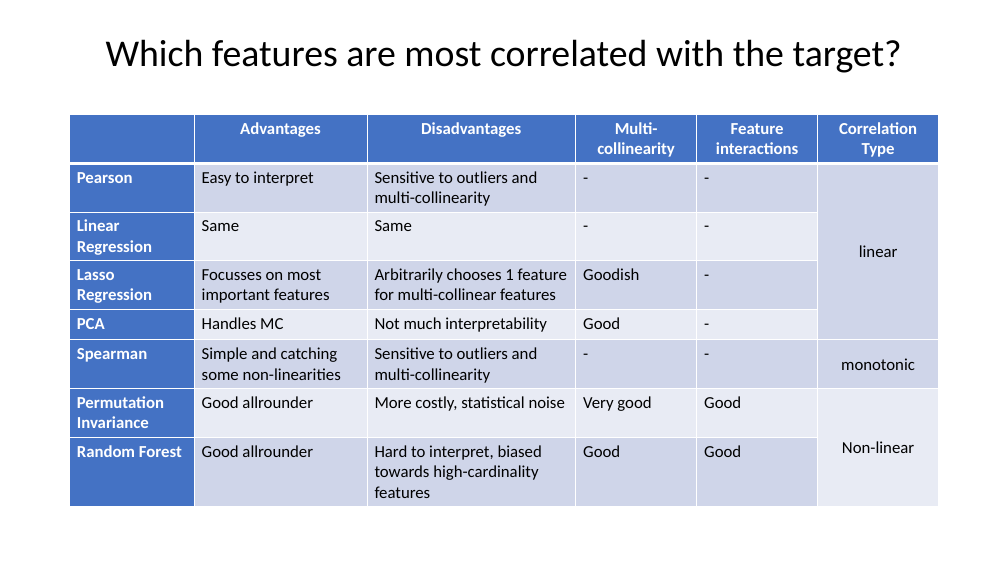
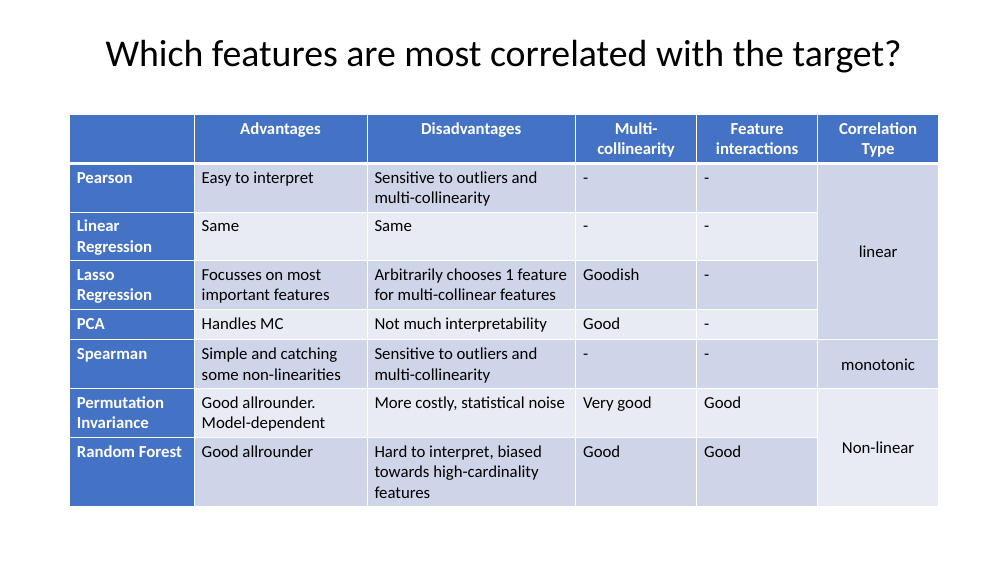
Before and after one commit to CCEMGroupTCD/SoftwareTutorials, a slide deck: slide 5 of python/feature_target_correlations/Feature-target correlations.pptx (slide 4 before the commit). Drawn at 1008x567 pixels with LibreOffice and Linux fonts; fonts in the diff are those of the drawing. Boxes give left, top, right and bottom in pixels: in the first picture for what was removed or moved away, otherwise in the second. Text is boxed around its words. In the diff, an @@ line names an element or a change of style, - is before the commit and + after.

```diff
--- a/python/feature_target_correlations/Feature-target correlations.pptx
+++ b/python/feature_target_correlations/Feature-target correlations.pptx
@@ table at (70, 115, 939, 502) @@
-row 7, column 2: Good allrounder
+row 7, column 2: Good allrounder. Model-dependent
```
Also in this commit, not shown: 1 slide added, 2 other files.
